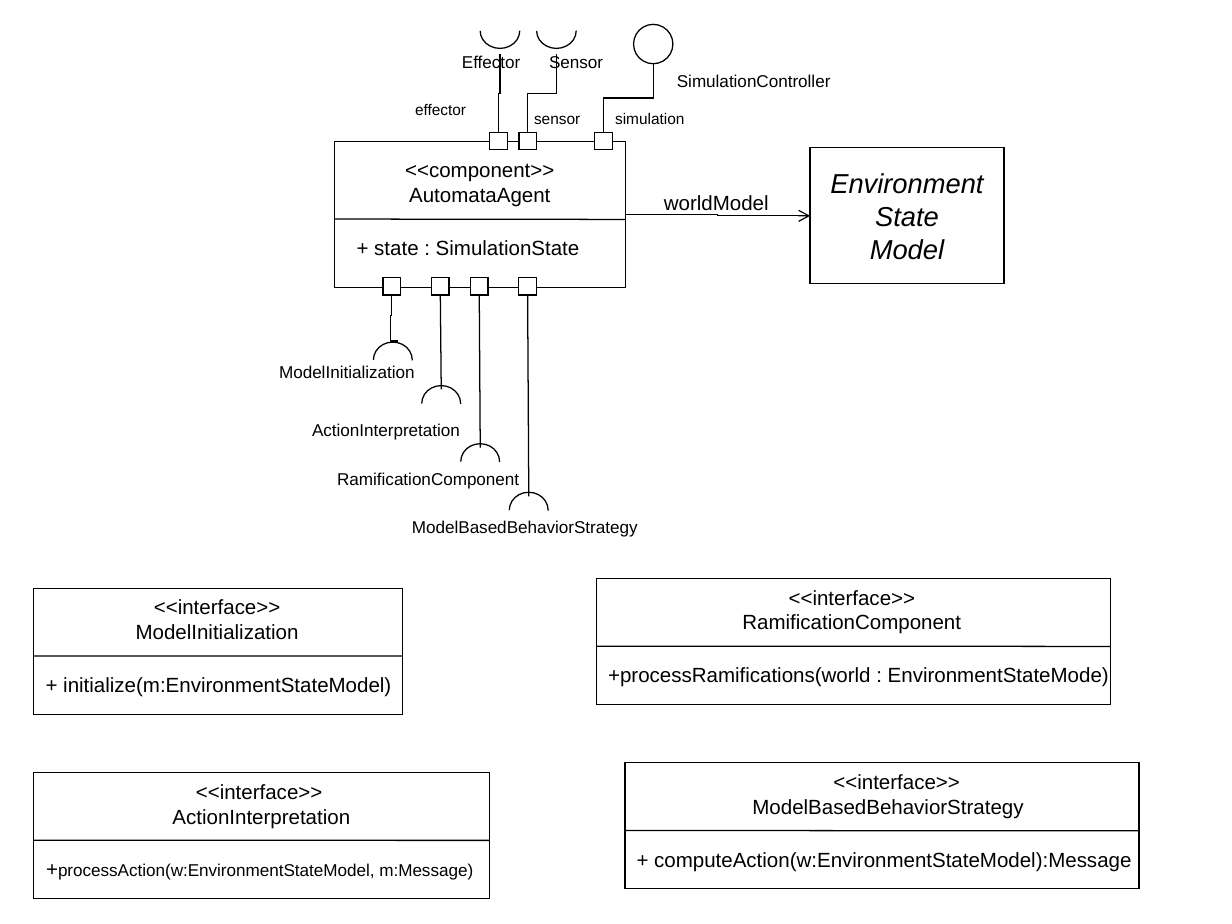
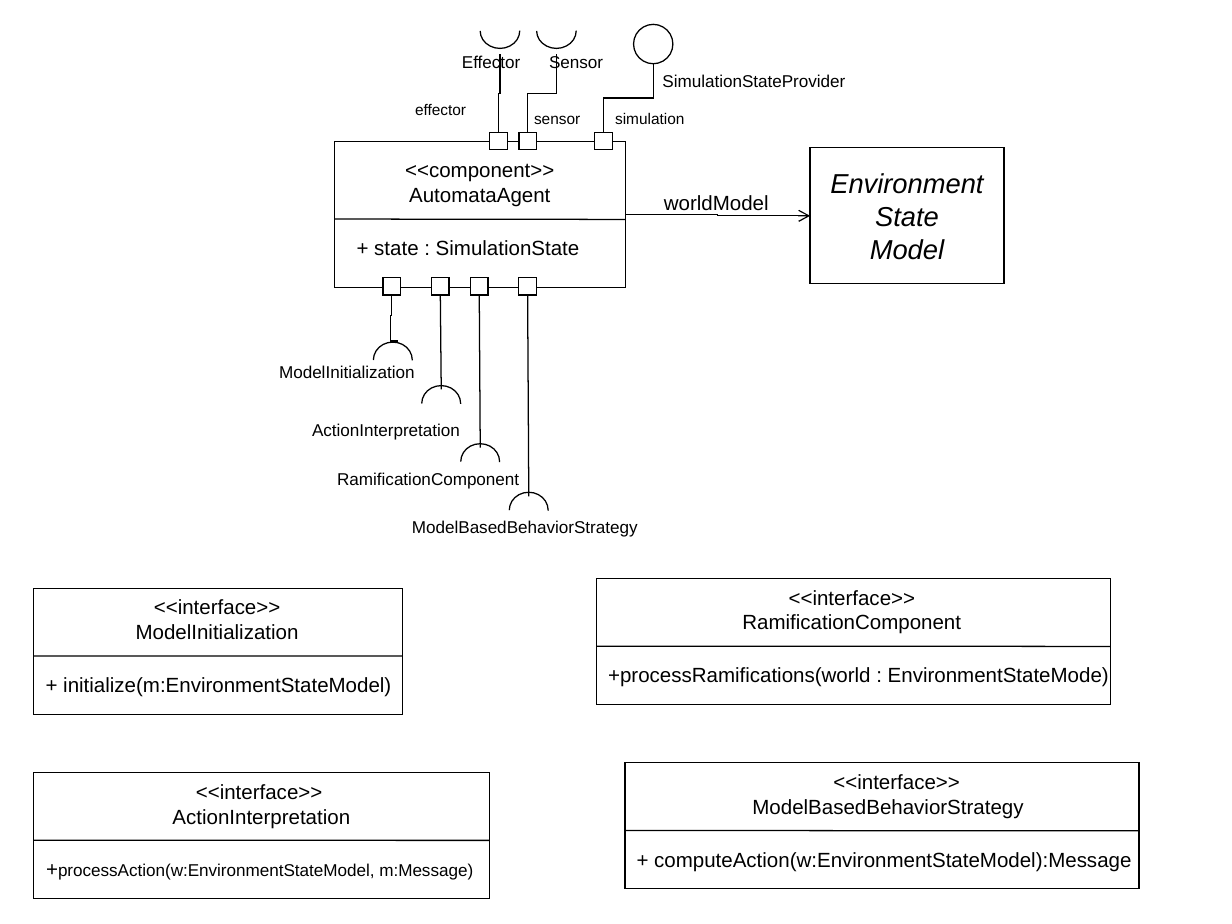
Before and after one commit to krishprince/rollerslam, a slide deck: slide 14 of docs/UML.ppt. Drawn at 1232x924 pixels with LibreOffice and Linux fonts; fonts in the diff are those of the drawing. Boxes give left, top, right and bottom in pixels: in the first picture for what was removed or moved away, otherwise in the second. Text is boxed around its words. In the diff, an @@ line names an element or a change of style, - is before the commit and + after.

```diff
--- a/docs/UML.ppt
+++ b/docs/UML.ppt
@@ text added at [662, 74, 845, 87], 10 pt, text #000000 @@
+SimulationStateProvider
@@ text removed at [677, 74, 831, 87] @@
-SimulationController
```
Also in this commit, not shown: 5 other slides changed, 2 slides added.
